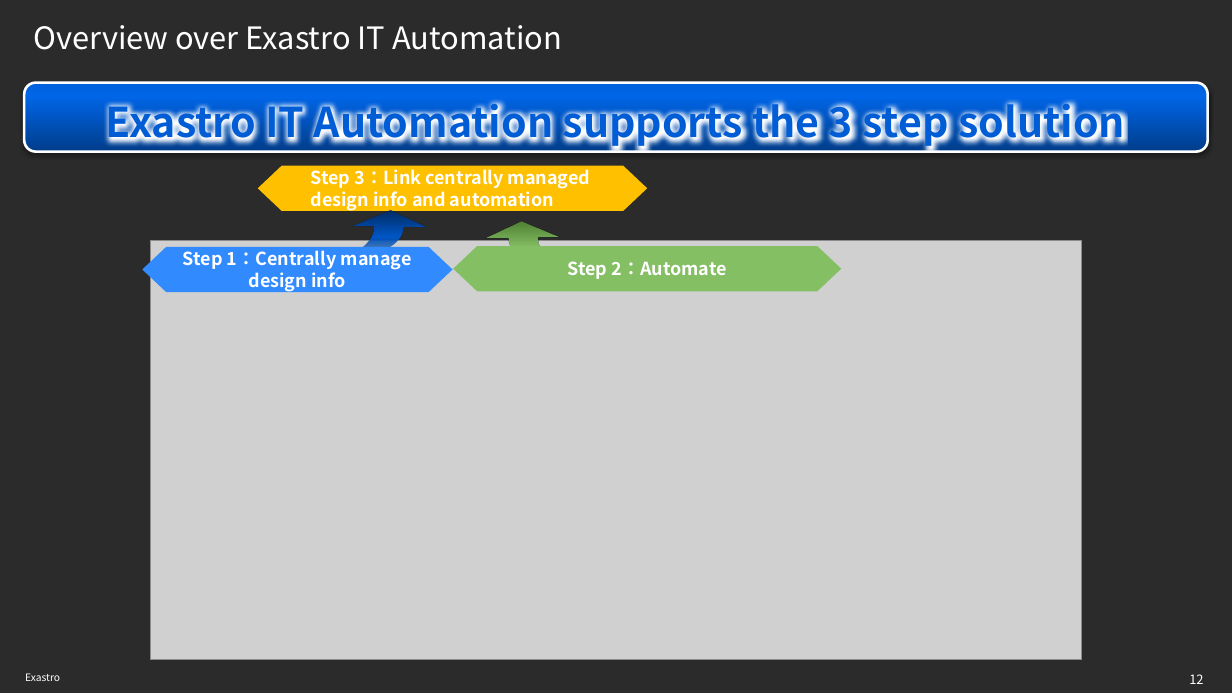
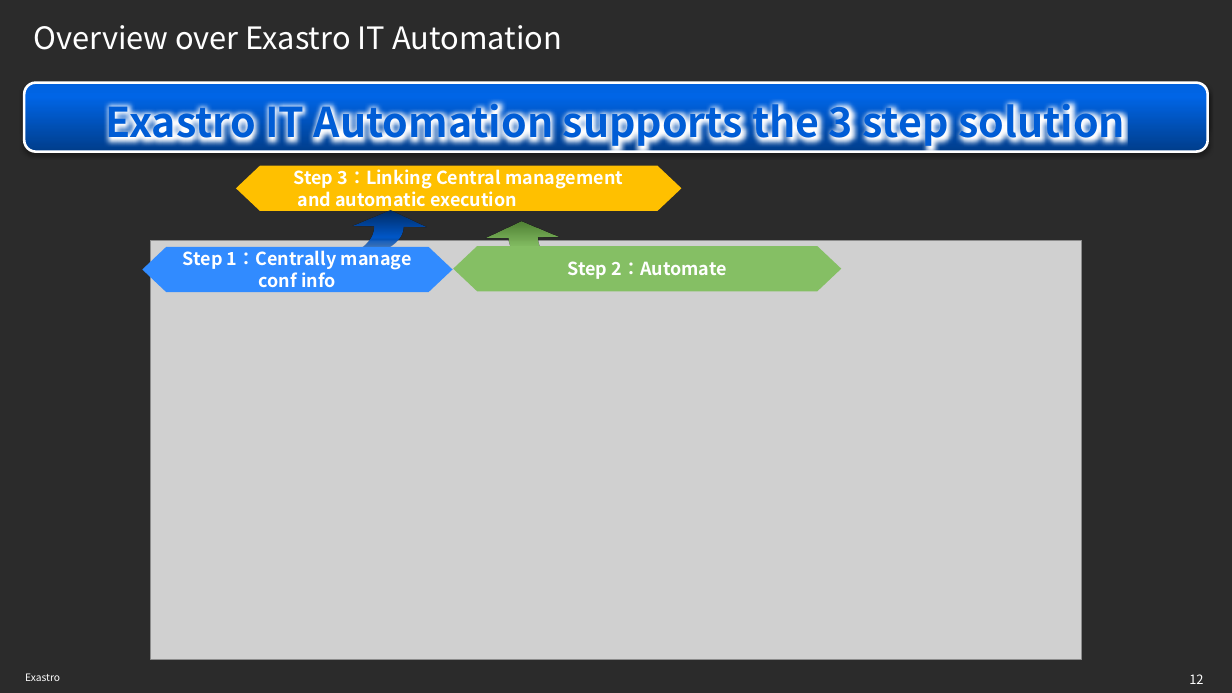
Before and after one commit to exastro-suite/it-automation-docs, a slide deck: slide 12 of asset/Learn/PSSO_Method_Guidebook.pptx. Drawn at 1232x693 pixels with LibreOffice and Linux fonts; fonts in the diff are those of the drawing; grey boxes stand for pictures; background and template pictures are left out; a plain dark background stands for a picture behind light text. Boxes give left, top, right and bottom in pixels: in the first picture for what was removed or moved away, otherwise in the second. Text is boxed around its words. In the diff, an @@ line names an element or a change of style, - is before the commit and + after.

```diff
--- a/asset/Learn/PSSO_Method_Guidebook.pptx
+++ b/asset/Learn/PSSO_Method_Guidebook.pptx
@@ hexagon "Step 3：Linking Central management": place and size @@
-hexagon "Step 3：Linking Central management" at box(258, 165, 648, 211)
+hexagon "Step 3：Linking Central management" at box(236, 165, 681, 211)
@@ text in hexagon at box(293, 169, 623, 211): text changed @@
-Step 3：Link centrally managed
-design info and automation
+Step 3：Linking Central management
+and automatic execution
@@ text in hexagon at box(183, 250, 412, 293): text changed @@
-Step 1：Centrally manage
-design info
+Step 1：Centrally manage
+conf info
```
Also in this commit, not shown: 36 other slides changed, 1 other file.
